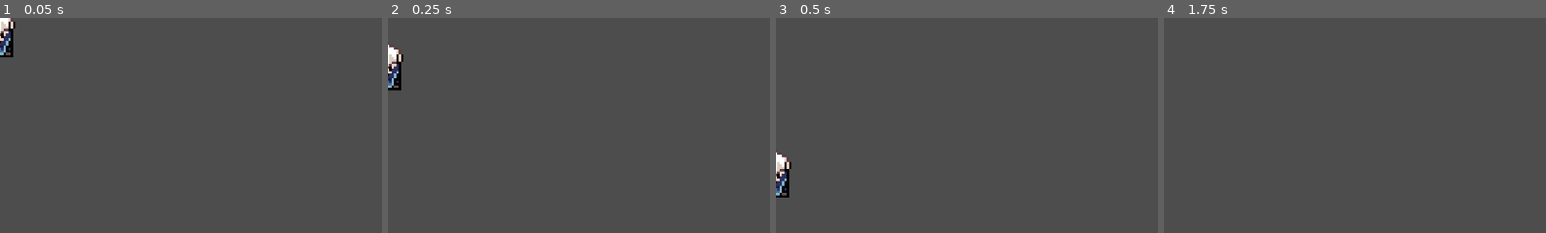
Above: before the commit, frames 1-4 (left to right).
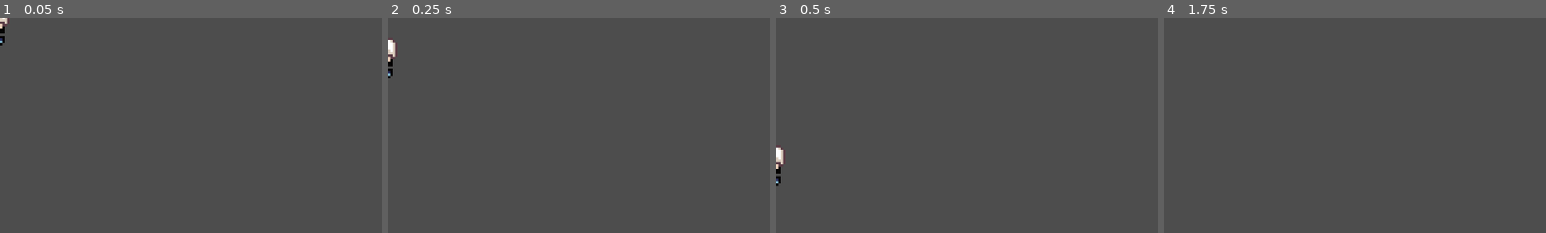
Above: after the commit, the same moments.

Repository: Nadzt/fantasy-land
Game: Godot game, scene res://pruebita.tscn
Two runs of this game, one before a commit and one after it. Both use one fixed random seed, a clock stepped at 60 frames per second and the inputs below. The project has no main scene, so this scene is started directly.
Inputs:
- Up to frame 1 (0.05 s): no input
- Up to frame 2 (0.25 s): no input
- Up to frame 3 (0.5 s): no input
- Up to frame 4 (1.75 s): tap Enter (ui_accept) at 0.5, 0.77, 1.25, 1.52 s; hold Right (ui_right) from 0.53 s (still down)
The pictures show only the part of the screen within x 0-50%, y 0-50%; the shares and areas given below are measured in that part.

The runs differ from the first frame. In frame 1, 0.6% of the frame differs, in the area x 0-4%, y 0-19%; in frame 2, 0.7%, in the area x 0-4%, y 10-34%; in frame 3, 0.7%; in frame 4, nothing differs.

Commit message:
Prueba de trepado

Diff:
--- /dev/null
+++ b/escalera_(ponele).gd
@@ -0,0 +1,11 @@
+extends Area2D
+
+func _on_body_entered(body) -> void:
+	if body is Jugador:
+		body.puede_trepar = true
+
+
+
+func _on_body_exited(body) -> void:
+	if body is Jugador:
+		body.puede_trepar = false
--- a/jugador.tscn
+++ b/jugador.tscn
@@ -370,4 +370,6 @@
 texture_filter = 1
 position = Vector2(-1, 1)
 sprite_frames = SubResource("SpriteFrames_o4ec4")
-animation = &"trepar"
+animation = &"recibir_ataque"
+frame = 1
+frame_progress = 0.9944894
--- a/personajes/scripts/jugador.gd
+++ b/personajes/scripts/jugador.gd
@@ -3,10 +3,11 @@
 
 @export var speed: float = 300.0
 @export var jump_velocity: float = -400.0
+@export var velocidad_trepado: float = 50.0
 @onready var sprite: AnimatedSprite2D = $AnimatedSprite2D
 
 var _saltos_hechos: int = 0
-
+var puede_trepar := false
 var gravity = ProjectSettings.get_setting("physics/2d/default_gravity")
 
 #var mano_derecha:Arma
@@ -66,9 +67,16 @@
 	pass #después definir la clase Item"
 
 func _physics_process(delta):
+
+	if puede_trepar and Input.is_action_pressed("ui_up"):
+		trepar()
+		return
+
 	super._physics_process(delta)
+
 	if is_on_floor():
 		sprite.play("idle")
+
 	correr(delta)
 	saltar(delta)
 
@@ -76,8 +84,10 @@
 		doble_salto()
 
 func trepar() -> void:
-	velocity.y = -speed
+	velocity.x = 0
+	velocity.y = -velocidad_trepado
 	sprite.play("trepar")
+	move_and_slide()
 
 func saltar(delta):
 	if Input.is_action_just_pressed("ui_accept") and is_on_floor():
--- a/pruebita.tscn
+++ b/pruebita.tscn
@@ -2,11 +2,15 @@
 
 [ext_resource type="Script" uid="uid://x258tbn5k1ni" path="res://Personajes/scripts/pruebita.gd" id="1_l5pg0"]
 [ext_resource type="Script" uid="uid://fx7lgd27keu7" path="res://area_2d.gd" id="2_koc7m"]
+[ext_resource type="Script" uid="uid://dkaorvg48kl8d" path="res://escalera_(ponele).gd" id="3_8ye53"]
 
 [sub_resource type="RectangleShape2D" id="RectangleShape2D_l5pg0"]
 size = Vector2(330, 20)
 
 [sub_resource type="RectangleShape2D" id="RectangleShape2D_koc7m"]
+
+[sub_resource type="RectangleShape2D" id="RectangleShape2D_8ye53"]
+size = Vector2(11, 41)
 
 [node name="Node2D" type="Node2D" unique_id=613286823]
 script = ExtResource("1_l5pg0")
@@ -28,4 +32,13 @@
 position = Vector2(100, 120)
 shape = SubResource("RectangleShape2D_koc7m")
 
+[node name="Escalera (ponele)" type="Area2D" parent="." unique_id=469740727]
+script = ExtResource("3_8ye53")
+
+[node name="CollisionShape2D" type="CollisionShape2D" parent="Escalera (ponele)" unique_id=2103302552]
+position = Vector2(154.5, 140.5)
+shape = SubResource("RectangleShape2D_8ye53")
+
 [connection signal="body_entered" from="Area2D" to="Area2D" method="_on_body_entered"]
+[connection signal="body_entered" from="Escalera (ponele)" to="Escalera (ponele)" method="_on_body_entered"]
+[connection signal="body_exited" from="Escalera (ponele)" to="Escalera (ponele)" method="_on_body_exited"]
Not shown, added: escalera_(ponele).gd.uid
